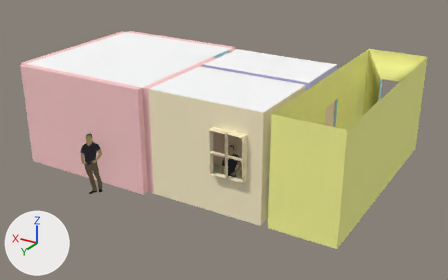
Two versions of the COLLADA model assets/first_apartment_bad.dae, one commit apart.
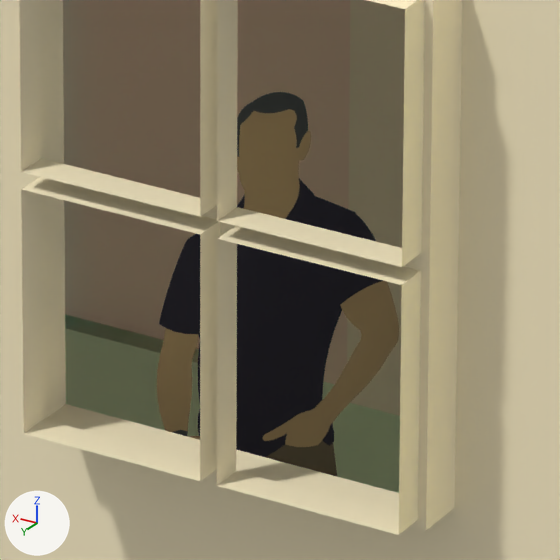
The first picture shows the older version from a 50 mm camera at (-10.77, 15.04, 8.03) aimed at (-2.03, 0.47, 0.75). The close-ups show both versions on the part from 46% to 57% of the width and 49% to 66% of the height of that picture; other places that the commit changed are outside them. Lighting does not change. The marker at lower left points along +X, +Y and +Z. Where no turn or scale is listed for an object, it has been applied to the vertices.

Names of what the first close-up shows: 'Chris.001', 'door_3', 'group_0', 'group_13', 'group_6'.
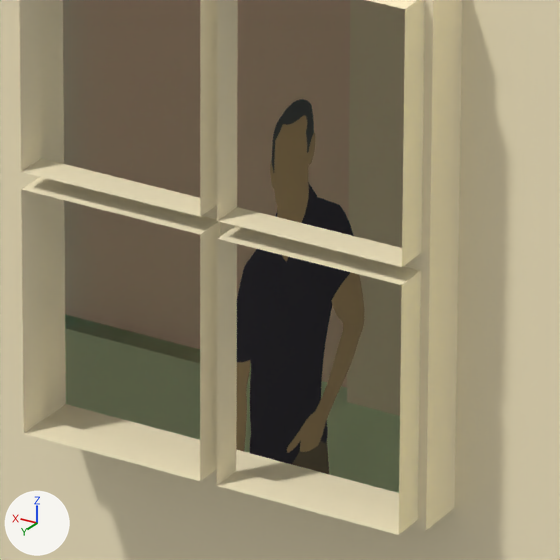
Where the change shows, as pixel boxes (x1, y1, x2, y2) in the close-ups (560 x 560 px):
'Chris.001', turned: before (157, 92, 399, 476); after (236, 99, 364, 474)

What changed in the scene script:
```text
Change ob_chris_001:
    ob_chris_001.rotation_euler: (0.0, 0.0, 0.968) -> (0.0, 0.0, 1.557)  # degrees (0, 0, 55) -> degrees (0, 0, 89)
```
